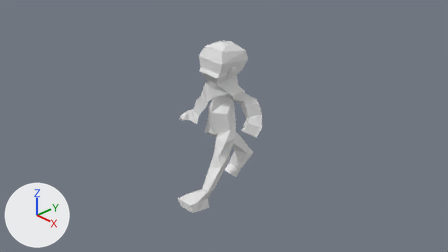
Before and after pictures for a commit that changed the Blender file Human2.blend.
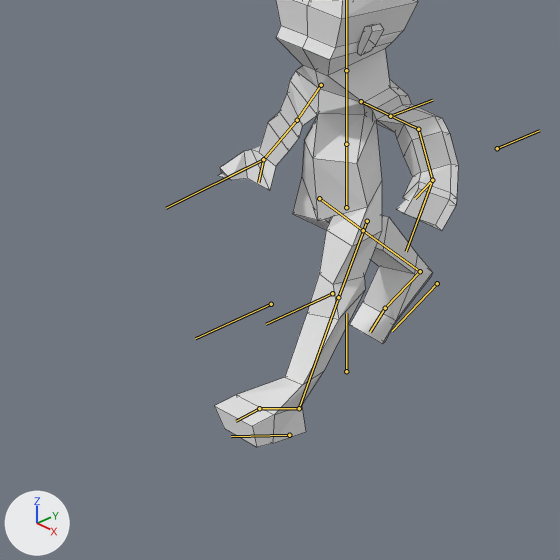
Each version is shown from the file's camera 'Camera', then close up on the part from 23% to 66% of the width and 23% to 100% of the height. Every picture has the same lights, and +X, +Y and +Z are marked at lower left. Both versions are drawn at frame 8 of the action 'Walk2'; the numbers are the values there. The bones that bend it are drawn over the model as lines in the close-ups. The close-ups show mesh edges as thin lines.
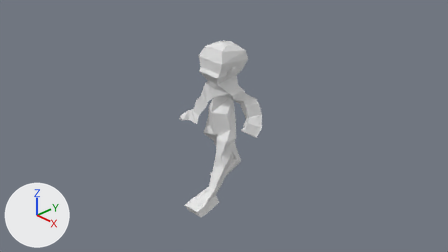
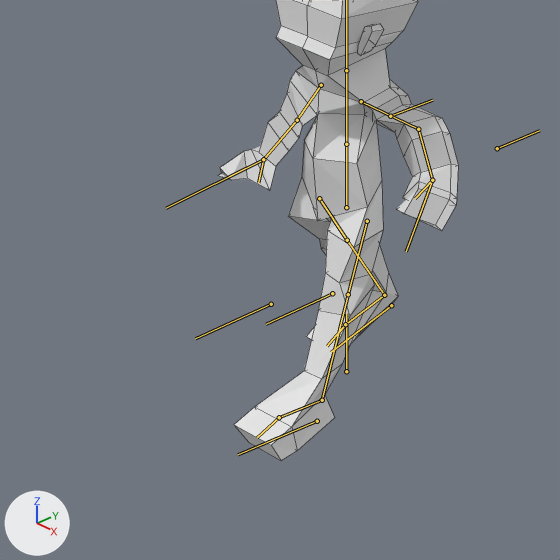
Patch to the scene script:
```diff
--- a/Human2.blend.py
+++ b/Human2.blend.py
@@ bone_footik_l @@
 bone_footik_l = bpy.data.objects['アーマチュア'].pose.bones['FootIK.L']  # child of 'Root'
-bone_footik_l.location = (0.0, 0.91, -0.02)
-bone_footik_l.rotation_quaternion = (0.924, -0.382, 0.0, 0.0)  # degrees (-45, 0, 0)
+bone_footik_l.location = (0.0, 0.68, -0.02)
+bone_footik_l.rotation_quaternion = (0.996, -0.09, 0.0, 0.0)  # degrees (-10, 0, 0)
@@ bone_footik_r @@
 bone_footik_r = bpy.data.objects['アーマチュア'].pose.bones['FootIK.R']  # child of 'Root'
-bone_footik_r.location = (0.0, -1.1, -0.06)
-bone_footik_r.rotation_quaternion = (0.917, 0.398, 0.0, 0.0)  # degrees (47, 0, 0)
+bone_footik_r.location = (0.0, -0.65, -0.06)
+bone_footik_r.rotation_quaternion = (0.969, 0.248, 0.0, 0.0)  # degrees (29, 0, 0)
```

What differs and where, as boxes [x1, y1, x2, y2] in the close-ups (560 x 560 px):
'Cube', posed
    before: [215, 0, 458, 447]
    after: [218, 0, 458, 460]
bone 'FootIK.L', root to tip
    before: (289, 435) to (231, 436)
    after: (317, 421) to (238, 454)
bone 'FootIK.R', root to tip
    before: (437, 283) to (392, 331)
    after: (391, 305) to (331, 352)
